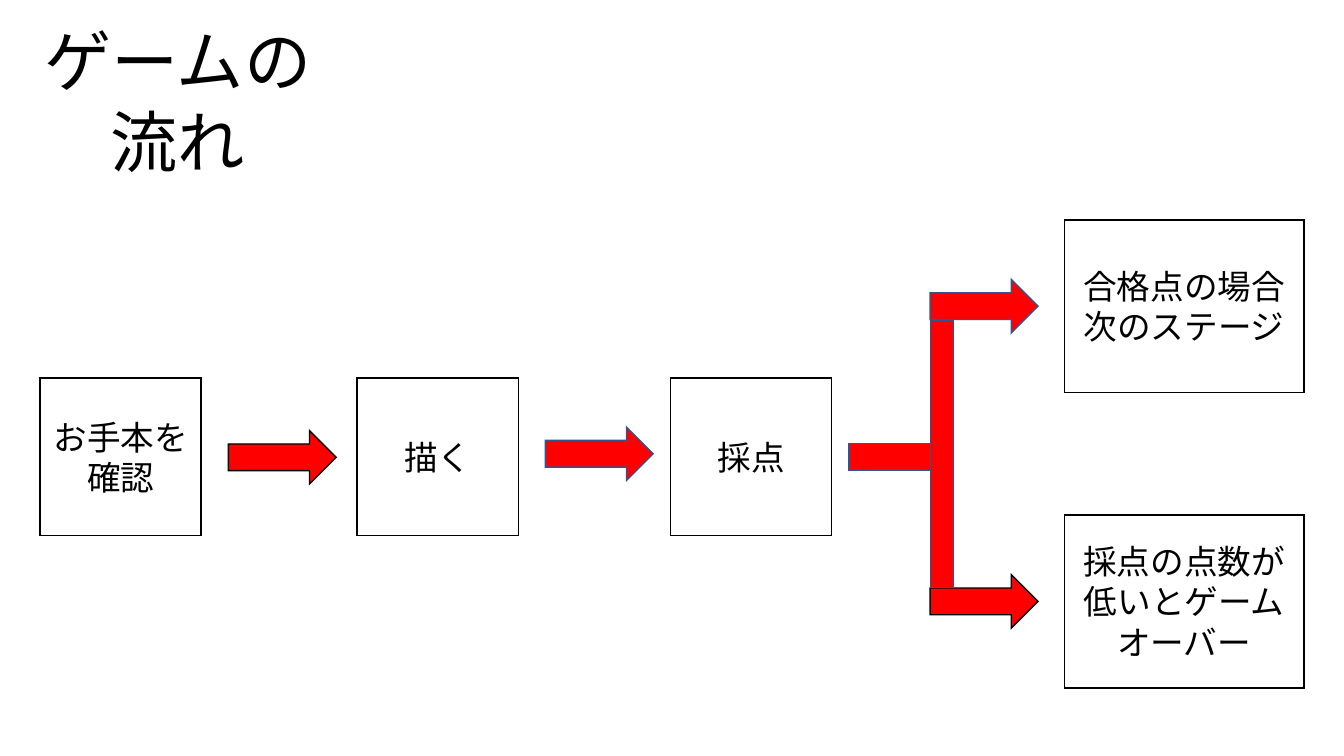
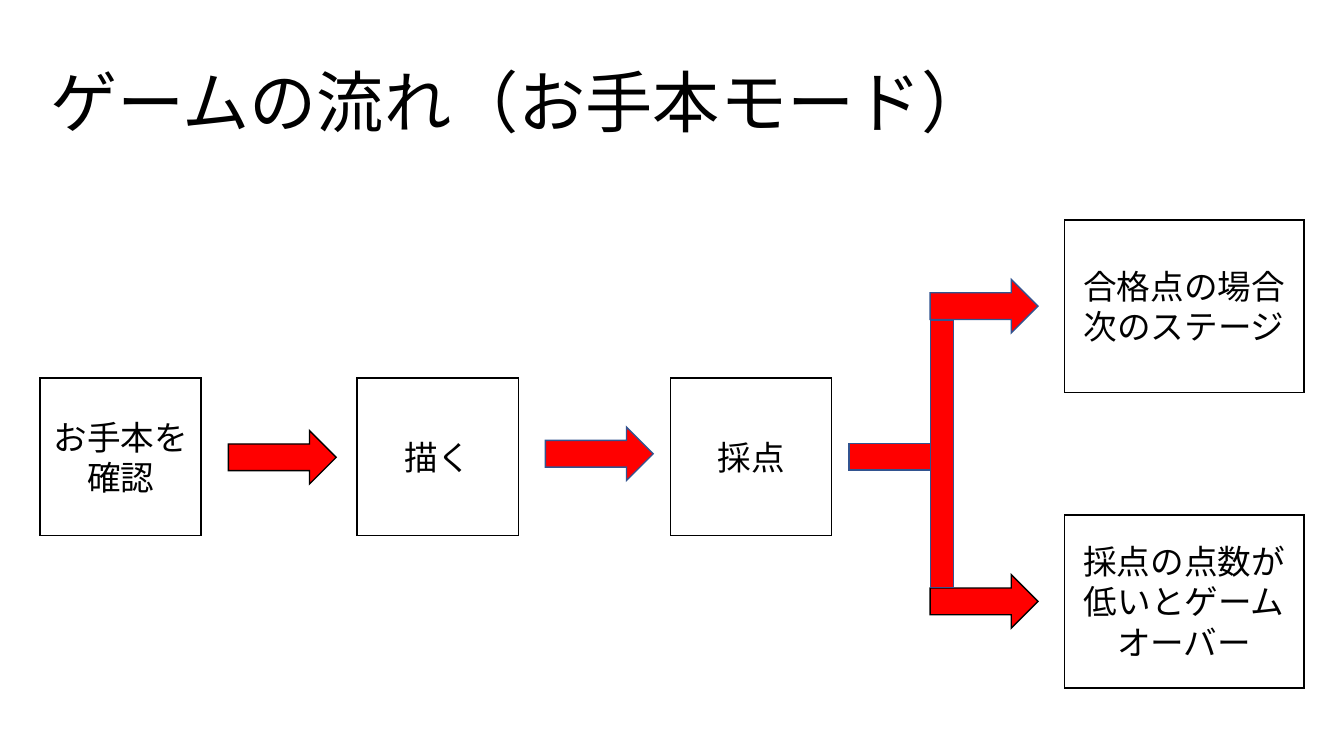
Before and after one commit to 2025Game/12Yamamoto, a slide deck: slide 7 of 3DLV3/Plam/企画書.pptx (slide 6 before the commit). Drawn at 1344x756 pixels with LibreOffice and Linux fonts; fonts in the diff are those of the drawing. Boxes give left, top, right and bottom in pixels: in the first picture for what was removed or moved away, otherwise in the second. Text is boxed around its words. In the diff, an @@ line names an element or a change of style, - is before the commit and + after.

```diff
--- a/3DLV3/Plam/企画書.pptx
+++ b/3DLV3/Plam/企画書.pptx
@@ text at <box>50,69,989,134</box>: text changed @@
-ゲームの流れ
+ゲームの流れ（お手本モード）
```
Also in this commit, not shown: 1 slide added, 2 other files.
